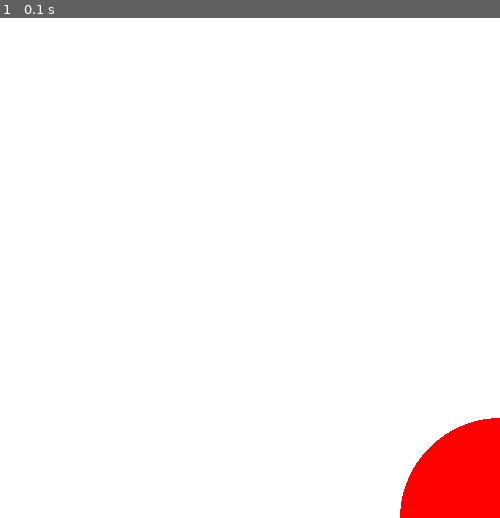
Above: before the commit, frame 1.
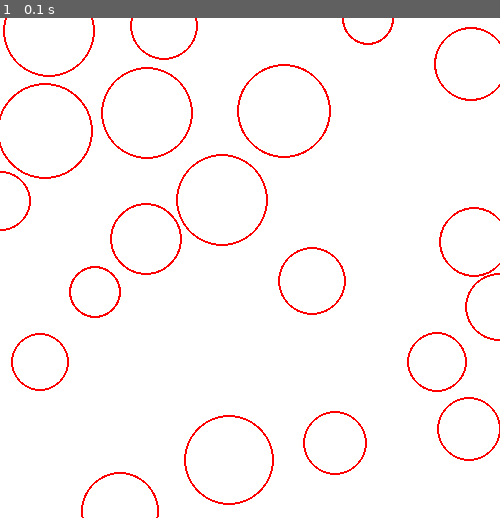
Above: after the commit, the same moment.

Repository: lahlidahlia/genetic-mutation
Game: pygame game, started from pygame-test.py
Two runs of this game, one before a commit and one after it. Both use one fixed random seed, a clock stepped at 60 frames per second and the inputs below.
Inputs:
- Up to frame 1 (0.1 s): no input

The runs differ from the first frame. In frame 1, 5.8% of the frame differs, in the area x 0-100%, y 0-100%.

Commit message:
Added a function to generate random circle

Diff:
--- /dev/null
+++ b/function.py
@@ -0,0 +1,29 @@
+import random
+import math
+from collections import namedtuple
+
+Vector = namedtuple('Vector', 'x y r')
+def generate_random_circle(min_radius, max_radius, amount, max_x, max_y):
+    """ Generate non-overlapping circles """
+    # [[Vector(x,y,r)], ...]
+    ret = []
+    for _ in range(amount):
+        while True:
+             circle = Vector(random.randrange(max_x),
+                             random.randrange(max_y),
+                             random.randrange(min_radius, max_radius))
+             if not check_for_overlap(circle, ret):
+                 break
+        ret.append(circle)
+    return ret
+
+def check_for_overlap(given_circle, ls):
+    """ Given a list of circle, check the given circle for overlap """
+    for circle in ls:
+        if(distance(given_circle.x, given_circle.y, circle.x, circle.y) < circle.r + given_circle.r):
+            return True
+    return False
+
+def distance(x1, y1, x2, y2):
+    """ Return the distance between 2 points """
+    return math.sqrt((x2 - x1)**2 + (y2 - y1)**2)
--- a/pygame-test.py
+++ b/pygame-test.py
@@ -1,27 +1,29 @@
 #!/usr/bin/env python
 
-import pygame, sys
+import pygame
+import sys
+import function
 from pygame.locals import *
 
 pygame.init()
+fpsClock = pygame.time.Clock()
+fps = 60
+SCREEN_WIDTH = 500
+SCREEN_HEIGHT = 500
 
-window = pygame.display.set_mode((500, 500))
+window = pygame.display.set_mode((SCREEN_HEIGHT, SCREEN_HEIGHT))
 pygame.display.set_caption("pygame test")
 
 whiteColor = pygame.Color(255, 255, 255)
 redColor = pygame.Color(255, 0, 0)
 
-window.fill(whiteColor)
-
-pygame.draw.circle(window, redColor, (500, 500), 100)
-
-
-
-
-
-pygame.display.update()
+circle_ls = function.generate_random_circle(25, 50, 20, SCREEN_WIDTH, SCREEN_HEIGHT)
 
 while True:
+    window.fill(whiteColor)
+    for circle in circle_ls:
+        pygame.draw.circle(window, redColor, (circle.x, circle.y), circle.r, 2)
+
     for event in pygame.event.get():
         if event.type == QUIT:
             pygame.quit()
@@ -29,3 +31,6 @@
         elif event.type == KEYDOWN:
             if event.key == K_ESCAPE:
                 pygame.event.post(pygame.event.Event(QUIT))
+
+    pygame.display.update()
+    fpsClock.tick(fps)
